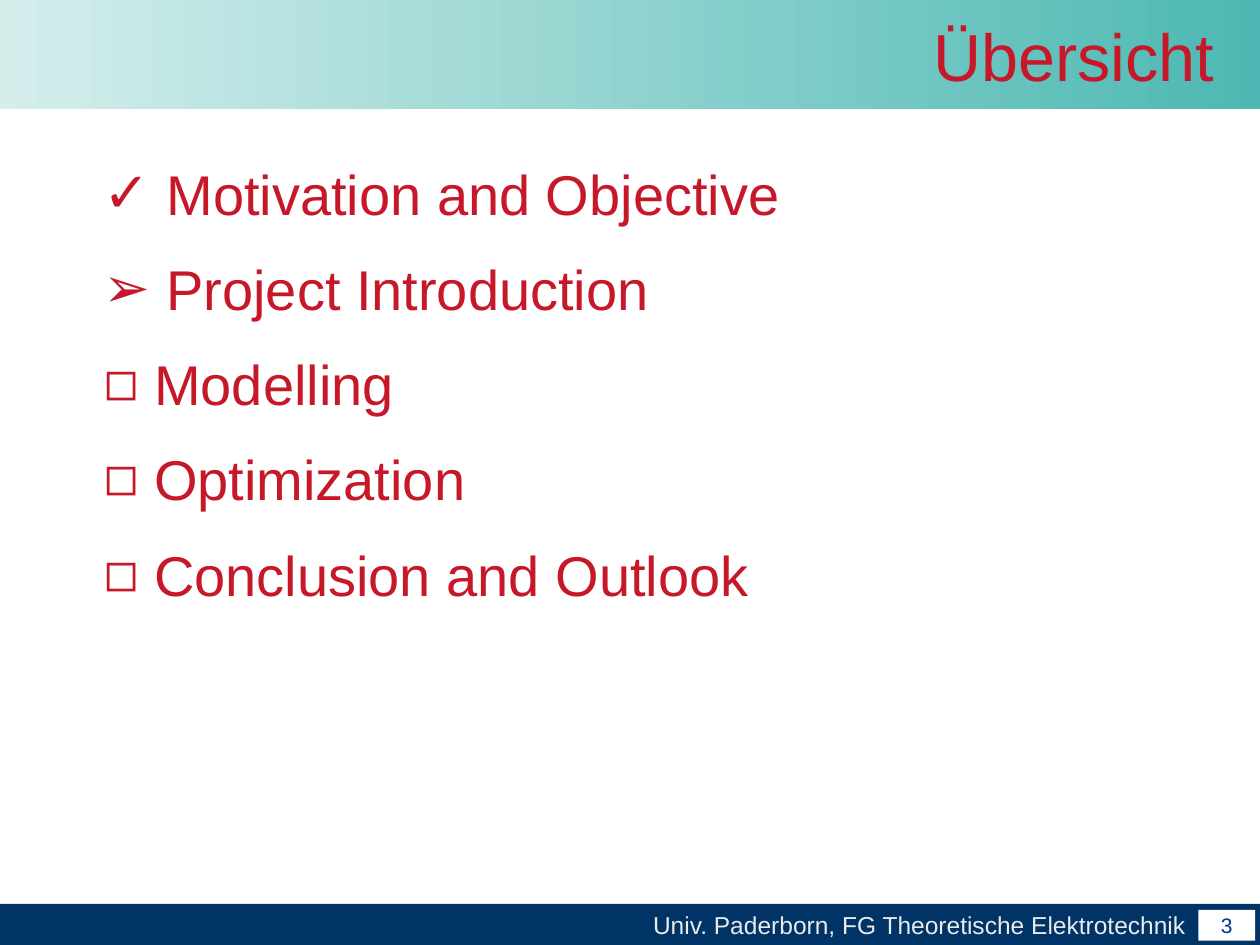
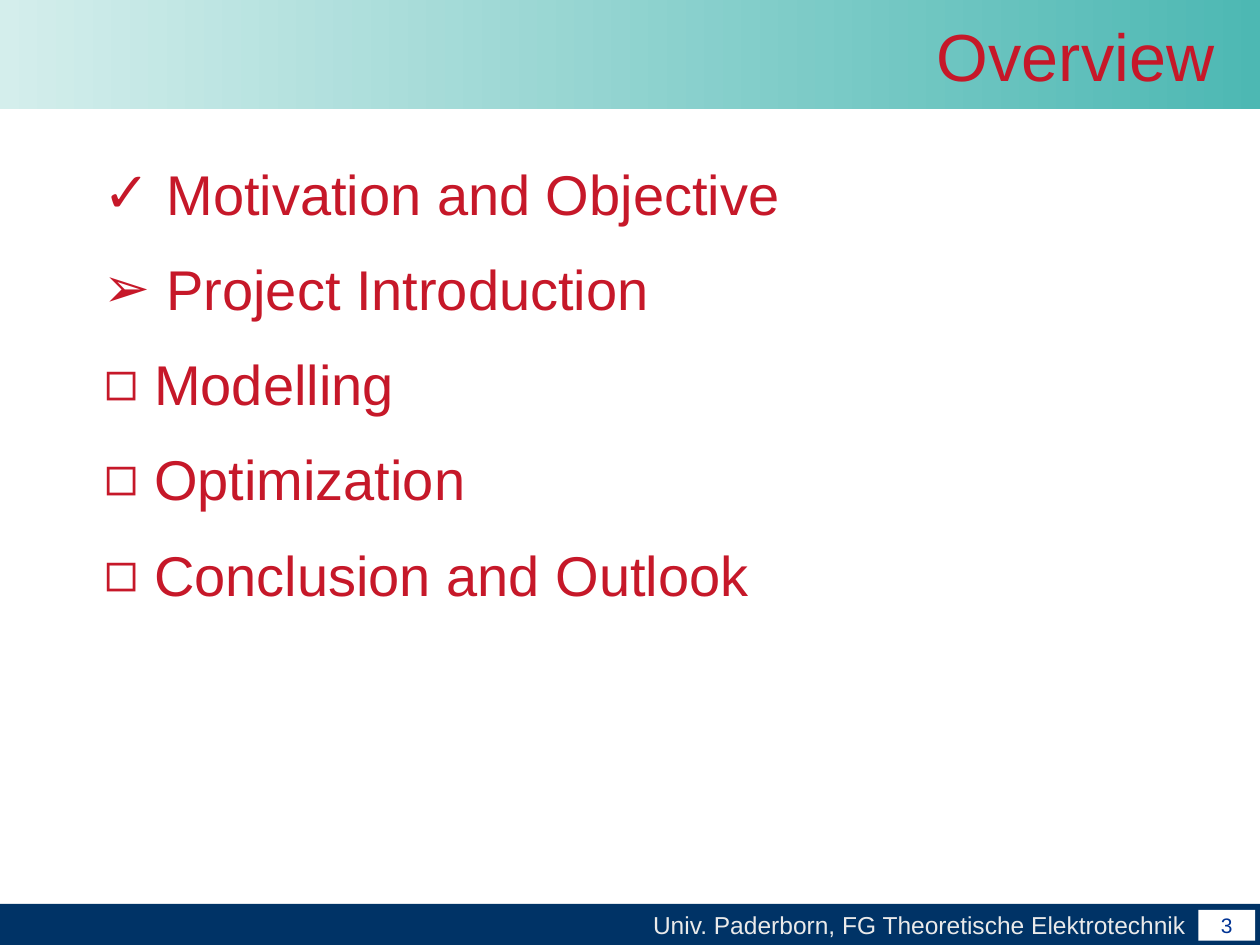
Before and after one commit to leonard117/arbeittet, a slide deck: slide 4 of Master_arbeit/word/Abschlussvortrag der Masterarbeit.pptx. Drawn at 1260x945 pixels with LibreOffice and Linux fonts; fonts in the diff are those of the drawing; background and template pictures are left out. Boxes give left, top, right and bottom in pixels: in the first picture for what was removed or moved away, otherwise in the second. Text is boxed around its words. In the diff, an @@ line names an element or a change of style, - is before the commit and + after.

```diff
--- a/Master_arbeit/word/Abschlussvortrag der Masterarbeit.pptx
+++ b/Master_arbeit/word/Abschlussvortrag der Masterarbeit.pptx
@@ title at (937, 33, 1214, 82): text changed @@
-Übersicht
+Overview
```
Also in this commit, not shown: 1 other slide changed, 6 slides added, 2 slides removed.
